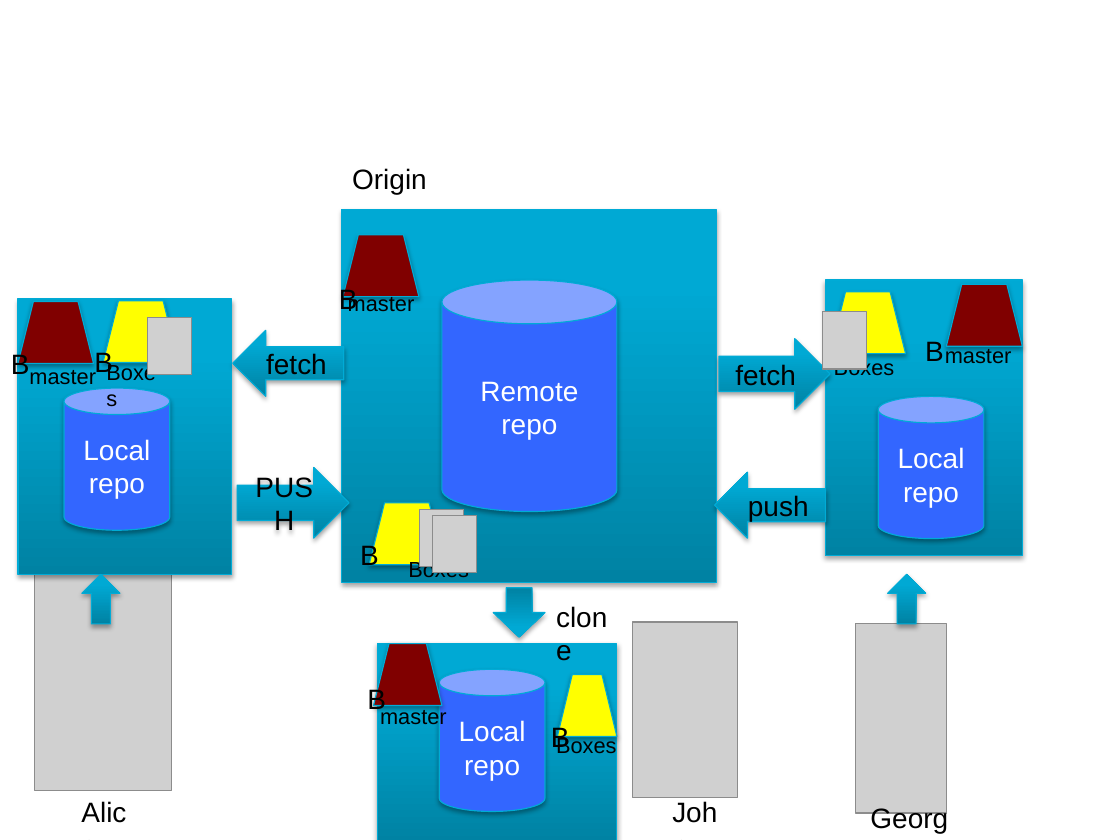
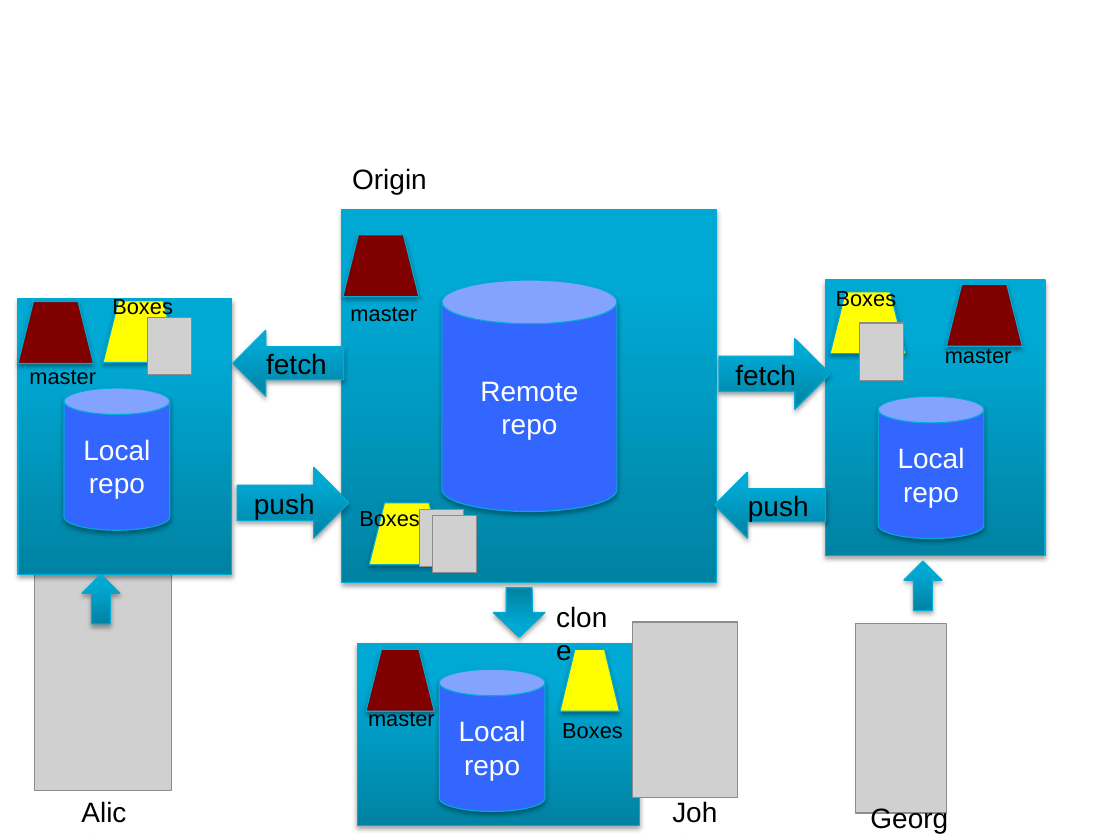
Before and after one commit to UncleCJ/hicollegegit, a slide deck: slide 6 of Intro_to_SCM_and_Git-presentation.pptx (slide 3 before the commit). Drawn at 1120x840 pixels with LibreOffice and Linux fonts; fonts in the diff are those of the drawing; grey boxes stand for pictures; background and template pictures are left out. Boxes give left, top, right and bottom in pixels: in the first picture for what was removed or moved away, otherwise in the second. Text is boxed around its words. In the diff, an @@ line names an element or a change of style, - is before the commit and + after.

```diff
--- a/Intro_to_SCM_and_Git-presentation.pptx
+++ b/Intro_to_SCM_and_Git-presentation.pptx
@@ text "Boxes" rewrapped from (408, 560, 469, 577) to (112, 297, 173, 319) @@
@@ text "master" rewrapped from (348, 294, 415, 316) to (350, 307, 417, 322) @@
@@ text removed at (339, 287, 358, 314) @@
-B
@@ text "Boxes" rewrapped from (823, 348, 923, 420) to (836, 288, 897, 310) @@
@@ rectangle: place and size @@
-rectangle at (825, 280, 1023, 556)
+rectangle at (825, 280, 1045, 556)
@@ picture: place and size @@
-picture at (823, 311, 867, 368)
+picture at (860, 323, 904, 380)
@@ text removed at (11, 352, 30, 379) @@
-B
@@ text removed at (94, 350, 113, 377) @@
-B
@@ text removed at (824, 337, 843, 368) @@
-B
@@ text removed at (925, 341, 944, 361) @@
-B
@@ text in right arrow at (254, 493, 315, 519): text changed @@
-PUSH
+push
@@ text "Boxes" rewrapped from (834, 357, 895, 375) to (359, 509, 420, 531) @@
@@ text removed at (360, 544, 379, 565) @@
-B
@@ up arrow: place and size @@
-up arrow at (888, 575, 926, 624)
+up arrow at (904, 561, 942, 610)
@@ rectangle: place and size @@
-rectangle at (377, 644, 617, 840)
+rectangle at (357, 644, 640, 827)
@@ trapezoid: place and size @@
-trapezoid at (373, 644, 441, 706)
+trapezoid at (366, 650, 435, 711)
@@ trapezoid: place and size @@
-trapezoid at (558, 674, 617, 736)
+trapezoid at (560, 650, 619, 711)
@@ text removed at (367, 687, 386, 714) @@
-B
@@ text "master" rewrapped from (380, 707, 447, 729) to (368, 709, 435, 726) @@
@@ text "Boxes": place and size @@
-text "Boxes" at (556, 736, 617, 753)
+text "Boxes" at (562, 723, 623, 738)
@@ text removed at (551, 725, 570, 752) @@
-B
```
Also in this commit, not shown: 3 other slides changed.
